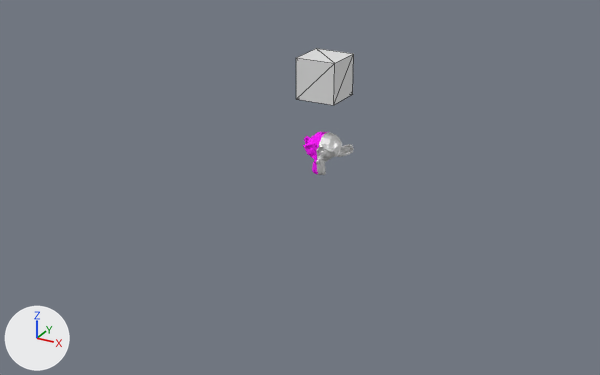
Two versions of the OBJ model resources/models/simple_scene.obj, one commit apart.
The view is the same before and after, from a 50 mm camera at (17.4, -34.1, 14.9) aimed at (-0.4, -1.8, -1.3). Lighting does not change. The marker at lower left points along +X, +Y and +Z. Mesh edges are drawn as thin lines on the coarser meshes. Where no turn or scale is listed for an object, it has been applied to the vertices.

Objects in the first picture: 'Cube_Cube.001', 'Suzanne'.
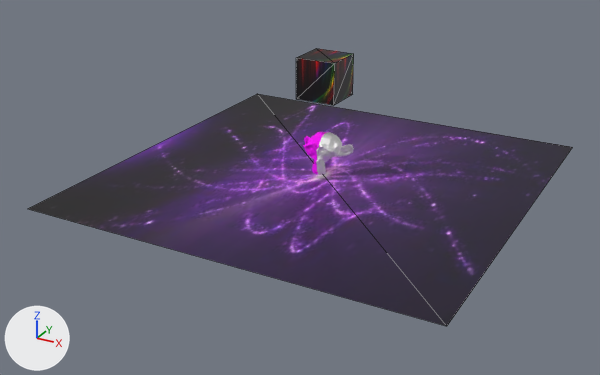
Boxes (x1, y1, x2, y2) around the edits, measured in the pictures (600 x 375 px):
```json
{"object": "Plane", "change": "added", "after": [28, 94, 572, 326], "on screen": "purple"}
{"object": "Cube_Cube.001", "change": "surface changed", "before": [296, 48, 354, 105], "after": [296, 48, 354, 105]}
```

Scene script edits in JSON lines:
```json
{"op": "add", "block": "img_darkrainbowbackground_jpg", "code": ["img_darkrainbowbackground_jpg = load_image('DarkRainbowBackground.jpg', 'DarkRainbowBackground.jpg', 1920, 1080, 'sRGB')"]}
{"op": "add", "block": "img_wallpaper_purple_jpg", "code": ["img_wallpaper_purple_jpg = load_image('wallpaper-purple.jpg', 'wallpaper-purple.jpg', 300, 168, 'sRGB')"]}
{"op": "remove", "block": "mat_sometexture", "code": "mat_sometexture.base_color = (0.8, 0.8, 0.8)  # white #e7e7e7"}
{"op": "add", "block": "mat_sometexture", "code": "mat_sometexture.texture = img_darkrainbowbackground_jpg"}
{"op": "set", "path": "mat_sometexture.roughness", "old": "0.431", "new": "0.526"}
{"op": "add", "block": "mat_anothertexture", "code": ["mat_anothertexture = principled_material('AnotherTexture')", "mat_anothertexture.texture = img_wallpaper_purple_jpg", "mat_anothertexture.roughness = 0.526"]}
{"op": "add", "block": "me_plane", "code": ["me_plane = bpy.data.meshes.new('Plane')", "me_plane.from_pydata(...)  # 4 vertices, 2 faces; spans x -10.0..10.0, y -10.0..10.0, z -1.2", "me_plane.materials.append(mat_anothertexture)  # picture img_wallpaper_purple_jpg"]}
{"op": "add", "block": "ob_plane", "code": ["ob_plane = bpy.data.objects.new('Plane', me_plane)", "ob_plane.location = (0.0, 0.0, 0.0)"]}
```
